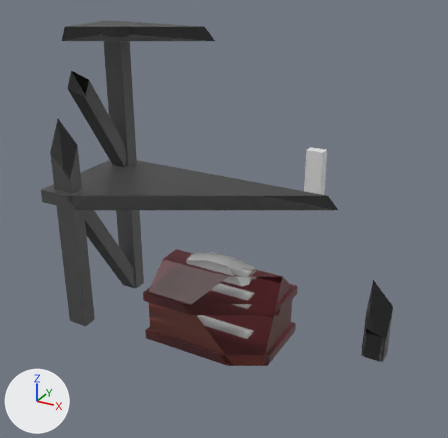
What one commit did to the Blender file Blender/truhla.blend.
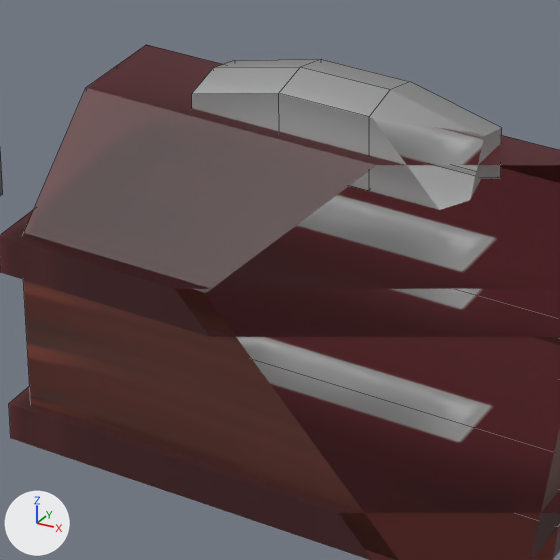
Each version is shown whole from a 50 mm camera at (2.094, -3.759, 2.98) aimed at (-0.246, 0.495, 0.853), then close up on the part from 32% to 60% of the width and 55% to 83% of the height. Arrows for +X, +Y and +Z are at lower left; the lights stay in place. The last two pictures show the newer version. The close-ups show mesh edges as thin lines. Everything nearer to the camera than a plane just in front of the edit is cut away.

The scene before the commit, as lines of its bpy script (objects in view):
```python
me_cube_002 = bpy.data.meshes.new('Cube.002')
me_cube_002.from_pydata(...)  # 78 vertices, 70 faces; spans x -0.513..0.513, y -0.342..0.342, z 0.059..0.774
me_cube_002.materials.append(mat_material_005)  # picture img_truhla_png
ob_cube = bpy.data.objects.new('Cube', me_cube_002)
ob_cube.location = (0.0, 0.0, 0.0)
```
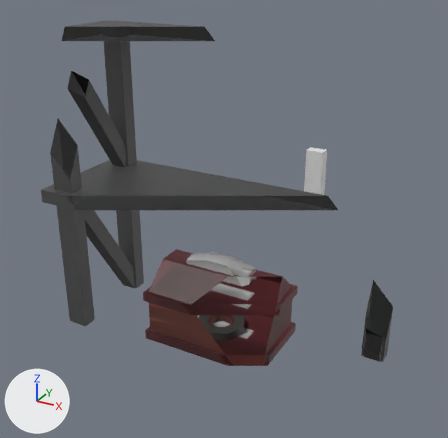
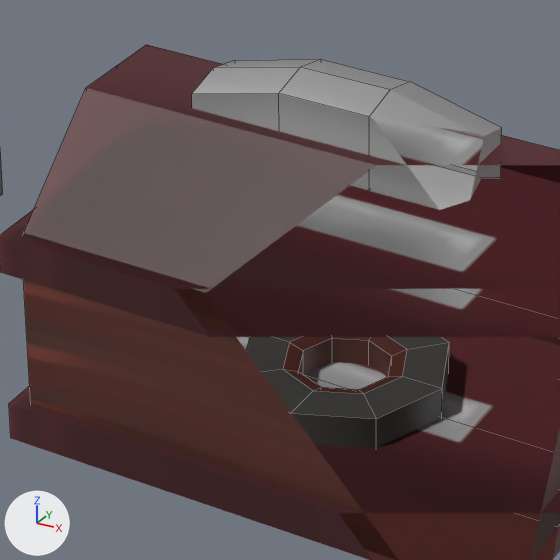
Pixel boxes (x1, y1, x2, y2) of what changed, in the close-ups (560 x 560 px):
'Circle', added
    after: (246, 337, 449, 448)
    faces in mat_material (picture img_metal_png_001): (246, 337, 449, 448)
    faces in mat_material_005 (picture img_truhla_png): (283, 337, 407, 394)

The change, as a diff of the scene's bpy script:
```diff
--- a/Blender/truhla.blend.py
+++ b/Blender/truhla.blend.py
@@ img_metal_png_001 @@
+img_metal_png_001 = load_image('metal.png.001', '../Models/Textures/metal.png', 1500, 1000, 'sRGB')
@@ mat_material @@
+mat_material = principled_material('Material')
+mat_material.texture = img_metal_png_001
@@ me_circle @@
+me_circle.from_pydata(...)  # 48 vertices, 48 faces; spans x -0.2..0.2, y -0.2..0.2, z 0.0..0.197
+me_circle.polygons.foreach_set('use_smooth', [True] * 48)
+# faces by material slot: [24, 24]
+me_circle.materials.append(mat_material)  # picture img_metal_png_001
+me_circle.materials.append(mat_material_005)  # picture img_truhla_png
@@ ob_circle @@
+ob_circle = bpy.data.objects.new('Circle', me_circle)
+ob_circle.location = (0.0, 0.0, 0.0)
```
